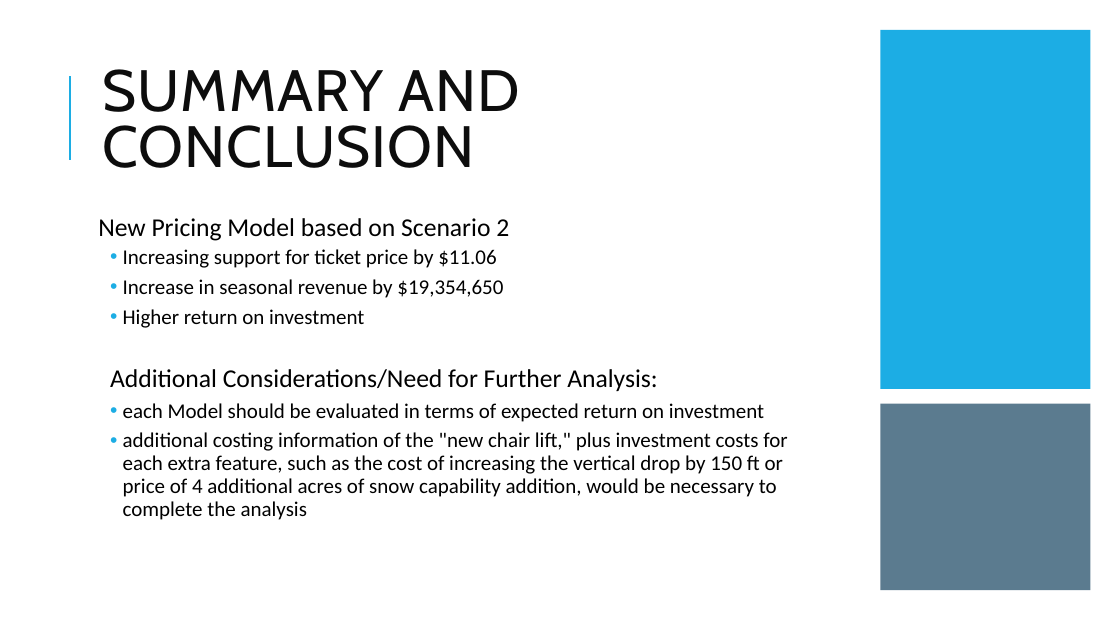
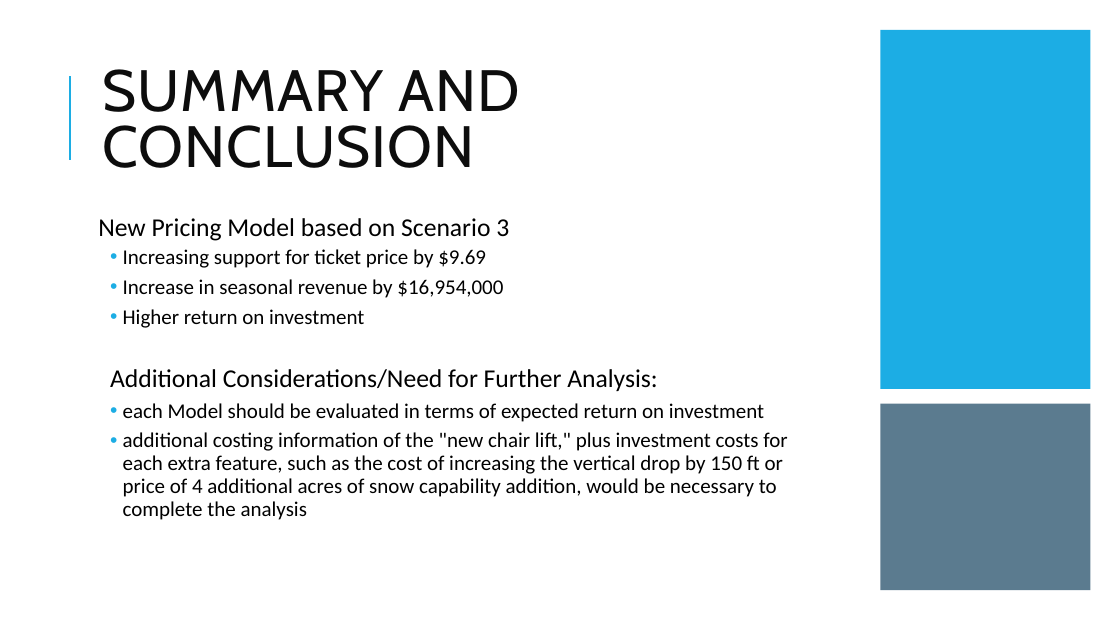
Before and after one commit to maryamadi/DataScienceGuidedCapstone, a slide deck: slide 7 of Slides/Guided Capstone-Executive Team slide deck.pptx. Drawn at 1120x630 pixels with LibreOffice and Linux fonts; fonts in the diff are those of the drawing. Boxes give left, top, right and bottom in pixels: in the first picture for what was removed or moved away, otherwise in the second. Text is boxed around its words. In the diff, an @@ line names an element or a change of style, - is before the commit and + after.

```diff
--- a/Slides/Guided Capstone-Executive Team slide deck.pptx
+++ b/Slides/Guided Capstone-Executive Team slide deck.pptx
@@ text at (x1=98, y1=218, x2=509, y2=298): text changed @@
-New Pricing Model based on Scenario 2
-  • Increasing support for ticket price by $11.06
-  • Increase in seasonal revenue by $19,354,650
+New Pricing Model based on Scenario 3
+  • Increasing support for ticket price by $9.69
+  • Increase in seasonal revenue by $16,954,000
```
Also in this commit, not shown: 1 other slide changed.
